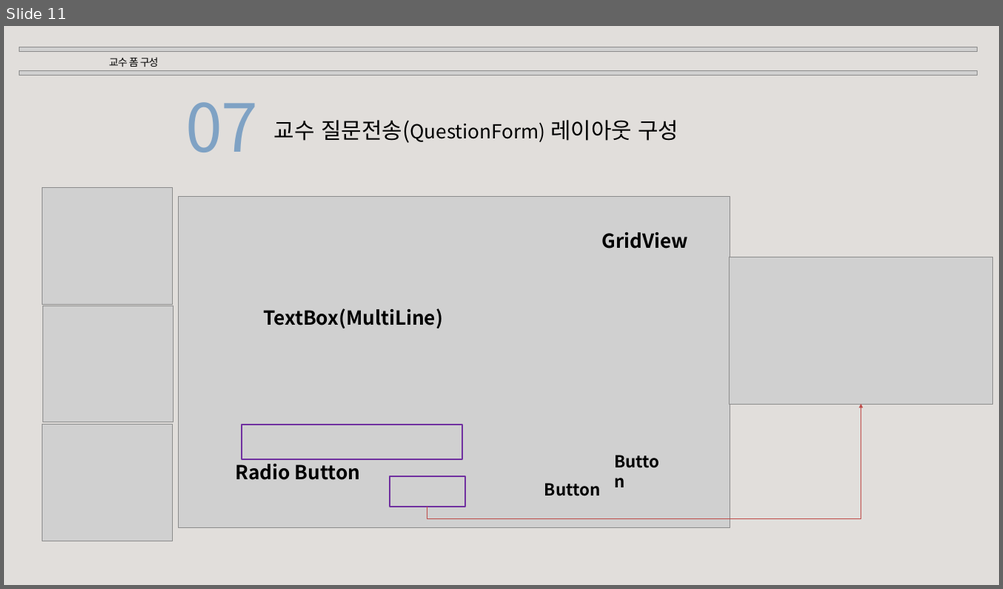
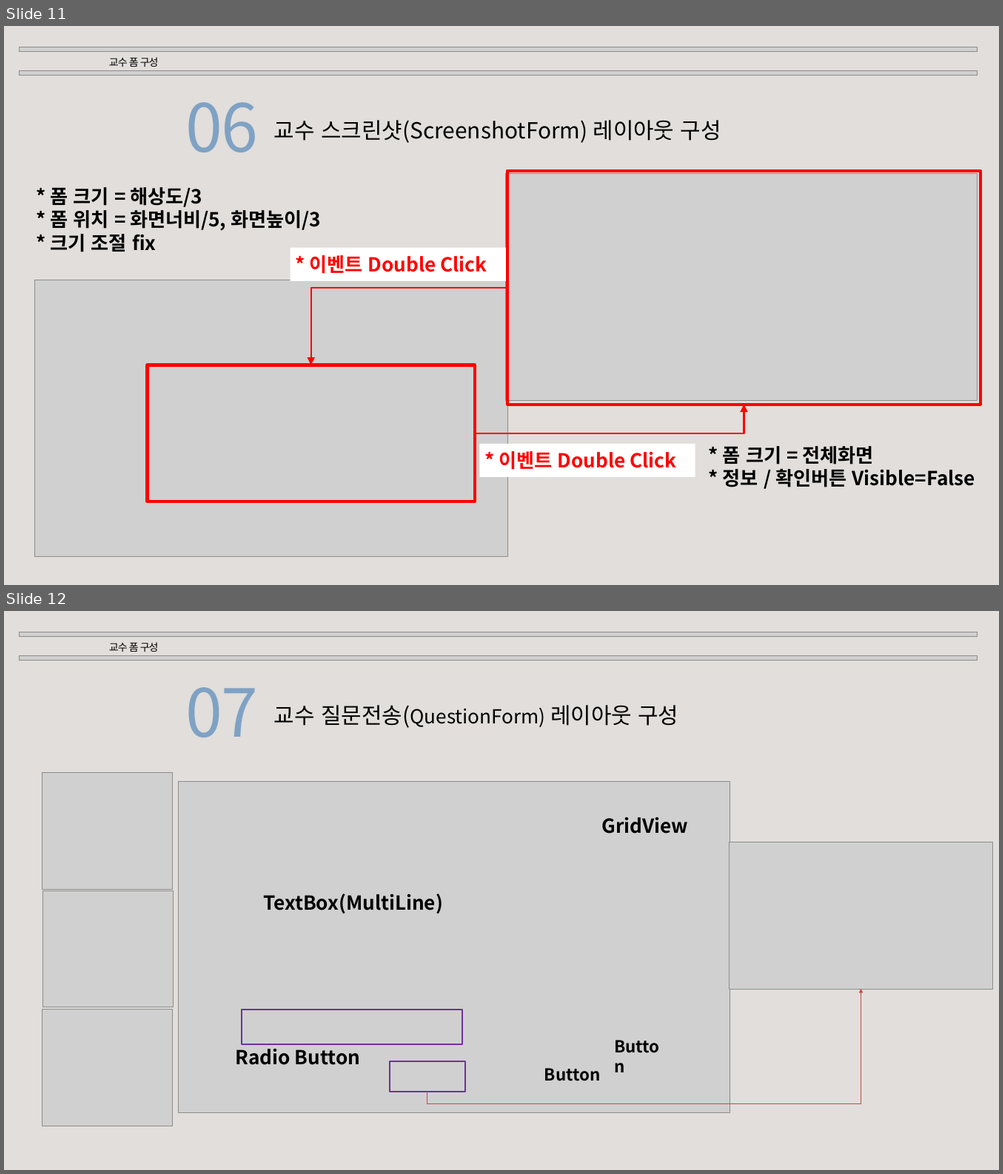
Before and after one commit to KOHYEONJEONG/yh_clientTeam, a slide deck: 캡스톤디자인_5주차.pptx. Shown one above the other, each under a label of ours: slide 11 before the commit, slides 11 and 12 after it. The pictures are 1003x589 and 1003x1174 pixels, drawn with LibreOffice and Linux fonts; fonts in the diff are those of the drawing; grey boxes stand for pictures. Boxes give left, top, right and bottom in pixels: in the first picture for what was removed or moved away, otherwise in the second. Text is boxed around its words. In the diff, an @@ line names an element or a change of style, - is before the commit and + after.

Commit message:
[ * ] ImageForm 크기조절/확대

```diff
--- a/캡스톤디자인_5주차.pptx
+++ b/캡스톤디자인_5주차.pptx
@@ slide 11 added at (4,26,999,585), background #E1DEDB @@
@@ picture added at (19,47,976,51) @@
@@ text added at (109,57,159,67), 15 pt, text #000000 @@
+교수 폼 구성
@@ picture added at (19,70,976,76) @@
@@ text added at (186,102,259,153), 96 pt, text #7FA2C4 @@
+06
@@ text added at (274,120,721,143), 32 pt, text #000000 @@
+교수 스크린샷(ScreenshotForm) 레이아웃 구성
@@ picture added at (505,173,976,401) @@
@@ rectangle added at (507,171,980,404), outline #FF0000 4.5 pt @@
@@ text added at (50,187,321,252), 28 pt, text #000000, bold @@
+* 폼 크기 = 해상도/3
+* 폼 위치 = 화면너비/5, 화면높이/3
+* 크기 조절 fix
@@ rectangle added at (290,248,505,281), fill #FFFFFF, 28 pt, text #FF0000, bold @@
+* 이벤트 Double Click
@@ picture added at (35,280,508,557) @@
@@ elbow arrow added from (507, 287) to (311, 365), #FF0000 2.25 pt @@
@@ rectangle added at (148,365,475,502), outline #FF0000 4.5 pt @@
@@ elbow arrow added from (475, 434) to (743, 404), #FF0000 2.25 pt @@
@@ rectangle added at (479,443,694,477), fill #FFFFFF, 28 pt, text #FF0000, bold @@
+* 이벤트 Double Click
@@ text added at (723,446,975,488), 28 pt, text #000000, bold @@
+* 폼 크기 = 전체화면
+* 정보 / 확인버튼 Visible=False
@@ what was slide 11 is now slide 12 @@
```
Also in this commit, not shown: 1 slide changed, 7 other files.
